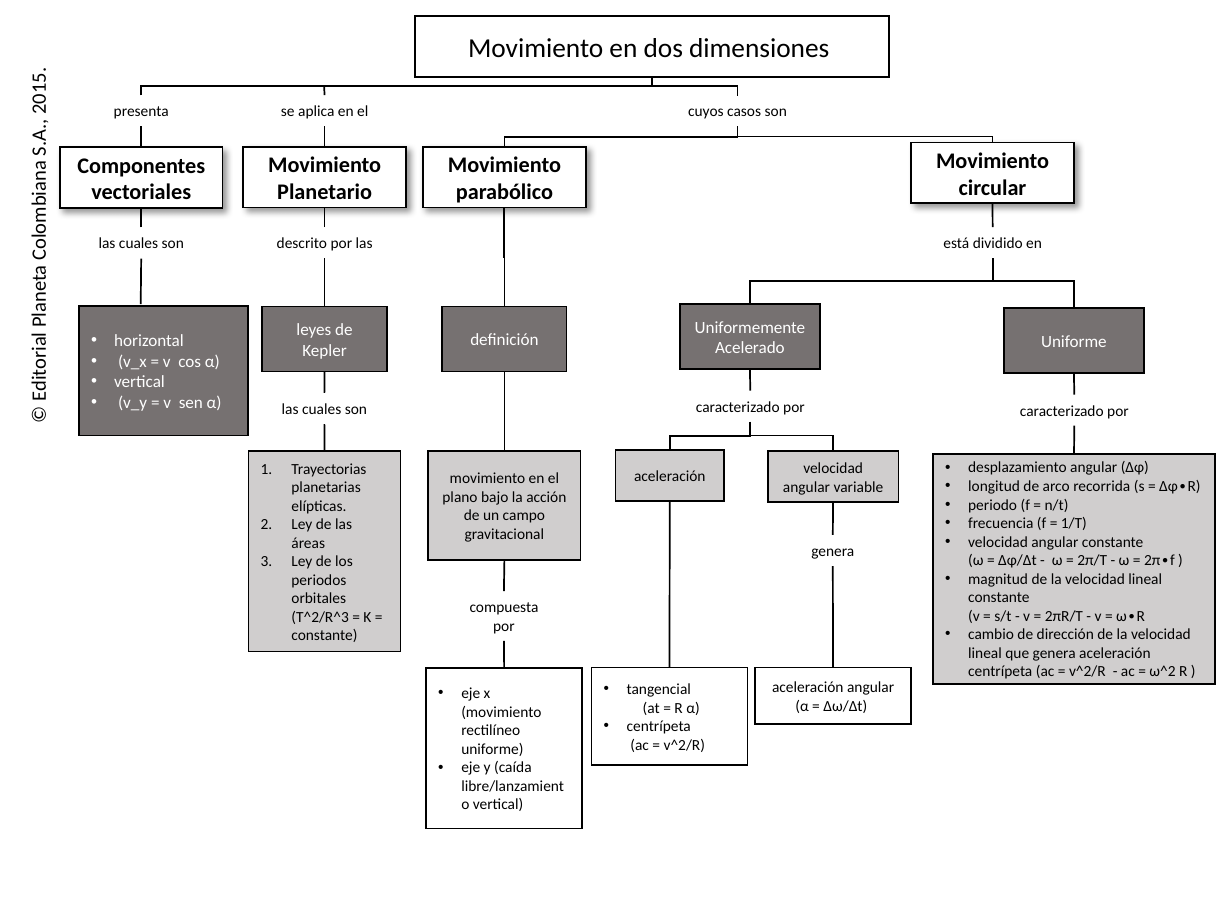
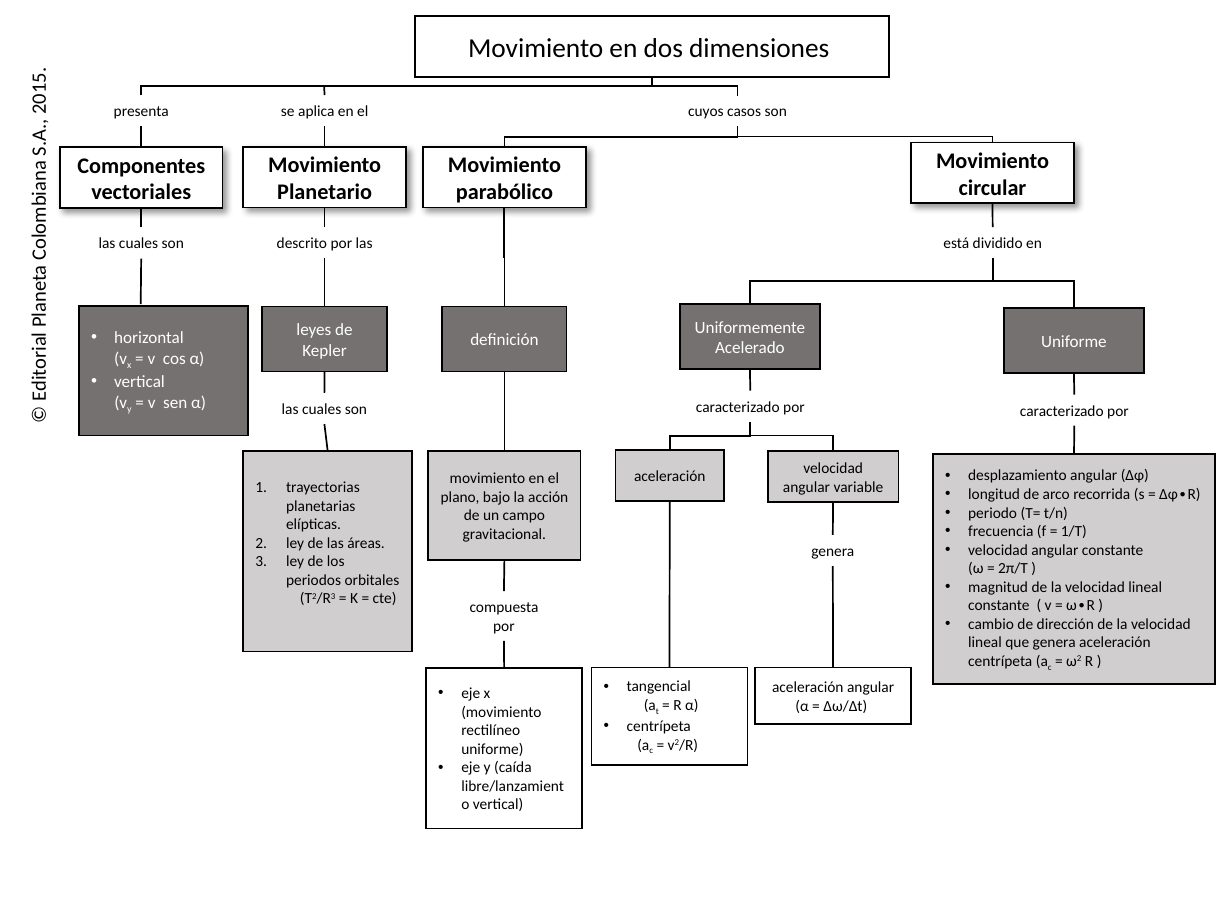
Before and after one commit to AulaPlanetaColombia/CienciasNaturales, a slide deck: slide 1 of fuentes/contenidos/grado10/guion03/CN_10_03.pptx. Drawn at 1232x924 pixels with LibreOffice and Linux fonts; fonts in the diff are those of the drawing; background and template pictures are left out. Boxes give left, top, right and bottom in pixels: in the first picture for what was removed or moved away, otherwise in the second. Text is boxed around its words. In the diff, an @@ line names an element or a change of style, - is before the commit and + after.

```diff
--- a/fuentes/contenidos/grado10/guion03/CN_10_03.pptx
+++ b/fuentes/contenidos/grado10/guion03/CN_10_03.pptx
@@ text in rectangle at [148, 351, 205, 366]: text changed @@
-• (v_x = v cos α)
+(vx = v cos α)
@@ text in rectangle at [148, 396, 206, 410]: text changed @@
-• (v_y = v sen α)
+(vy = v sen α)
@@ line moved from (324, 424) - (324, 451) to (324, 424) - (328, 451) @@
@@ rectangle "trayectorias planetarias elípticas.": place and size @@
-rectangle "trayectorias planetarias elípticas." at [249, 451, 400, 652]
+rectangle "trayectorias planetarias elípticas." at [243, 451, 411, 652]
@@ text in rectangle at [441, 472, 568, 542]: text changed @@
-movimiento en el plano bajo la acción de un campo gravitacional
+movimiento en el plano, bajo la acción de un campo gravitacional.
@@ text in rectangle at [286, 481, 400, 605]: text changed @@
-1. Trayectorias planetarias elípticas.
-2. Ley de las áreas
-3. Ley de los periodos orbitales (T^2/R^3 = K = constante)
+1. trayectorias planetarias elípticas.
+2. ley de las áreas.
+3. ley de los periodos orbitales (T2/R3 = K = cte)
@@ text in rectangle at [968, 507, 1068, 521]: text changed @@
-• periodo (f = n/t)
+• periodo (T= t/n)
@@ text in rectangle at [968, 544, 1191, 669]: text changed @@
-• velocidad angular constante (ω = ∆φ/∆t - ω = 2π/T - ω = 2π∙f )
-• magnitud de la velocidad lineal constante (v = s/t - v = 2πR/T - v = ω∙R
-• cambio de dirección de la velocidad lineal que genera aceleración centrípeta (ac = v^2/R - ac = ω^2 R )
+• velocidad angular constante (ω = 2π/T )
+• magnitud de la velocidad lineal constante ( v = ω∙R )
+• cambio de dirección de la velocidad lineal que genera aceleración centrípeta (ac = ω2 R )
@@ text in rectangle at [673, 699, 698, 712]: now subscript in "(at" @@
@@ text in rectangle at [679, 739, 698, 752]: text changed @@
-(ac = v^2/R)
+(ac = v2/R)
```
Also in this commit, not shown: 2 other files.
